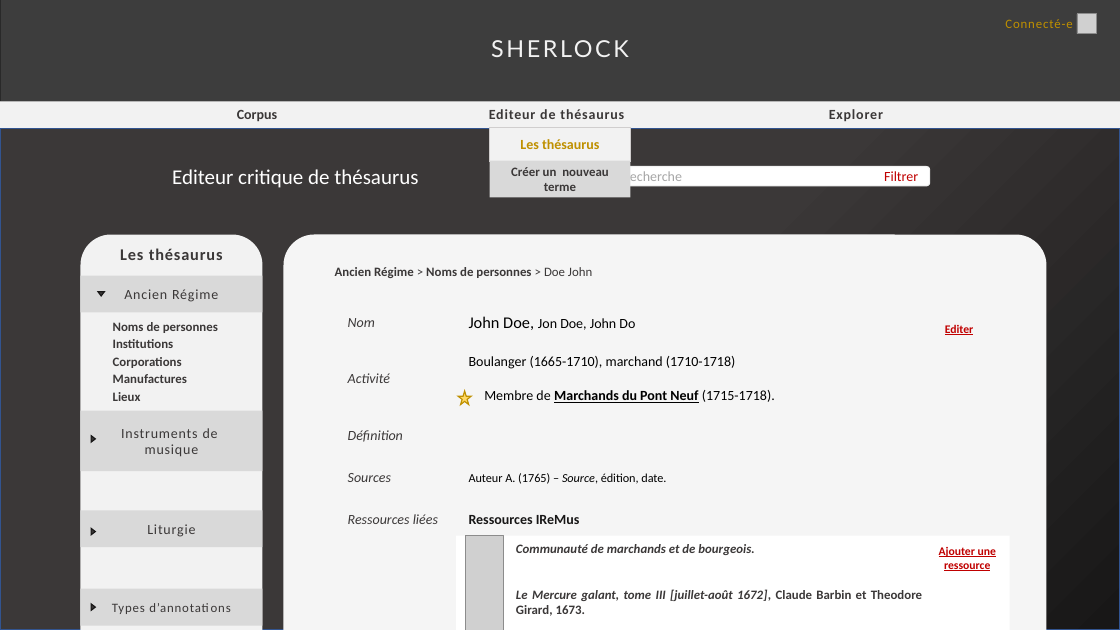
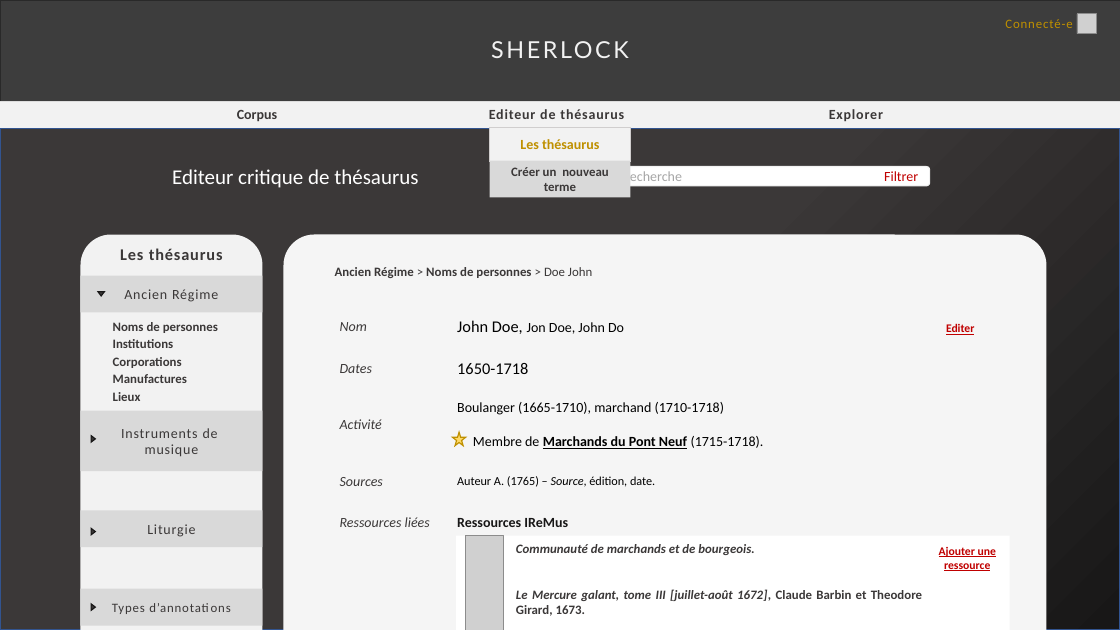
Before and after one commit to Amleth/SHERLOCK, a slide deck: slide 5 of modélisation/mercure-galant-thésaurus-ancien-régime/Ecrans.pptx (slide 4 before the commit). Drawn at 1120x630 pixels with LibreOffice and Linux fonts; fonts in the diff are those of the drawing; grey boxes stand for pictures. Boxes give left, top, right and bottom in pixels: in the first picture for what was removed or moved away, otherwise in the second. Text is boxed around its words. In the diff, an @@ line names an element or a change of style, - is before the commit and + after.

```diff
--- a/modélisation/mercure-galant-thésaurus-ancien-régime/Ecrans.pptx
+++ b/modélisation/mercure-galant-thésaurus-ancien-régime/Ecrans.pptx
@@ table at (x1=327, y1=296, x2=1010, y2=618) @@
+row 2: Dates | 1650-1718
-row 3: Définition | 
@@ table resized from (x1=334, y1=292, x2=1012, y2=614) to (x1=327, y1=296, x2=1010, y2=618) @@
@@ star moved from (x1=458, y1=392, x2=471, y2=405) to (x1=453, y1=432, x2=466, y2=445) @@
```
Also in this commit, not shown: 8 other slides changed, 2 slides added, 1 other file.
